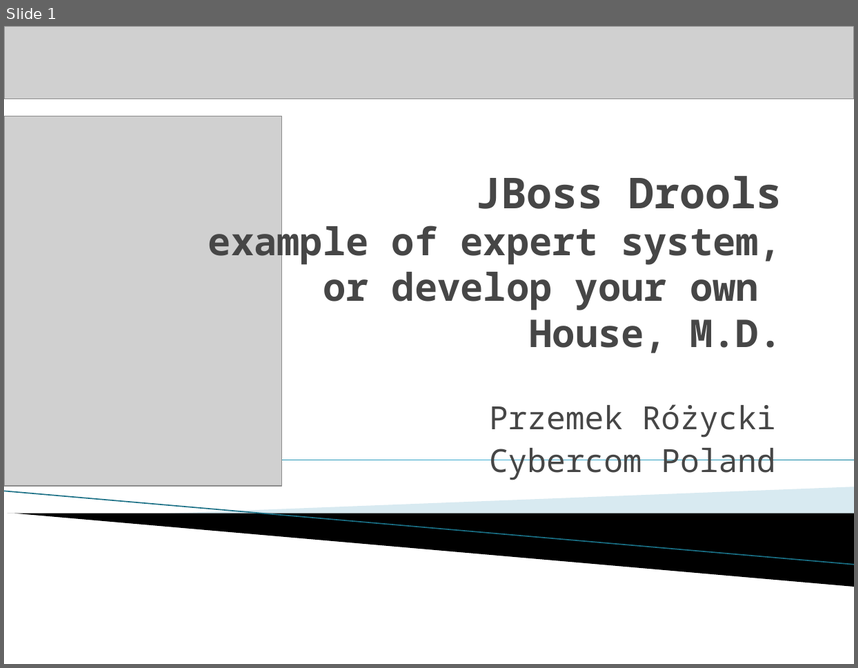
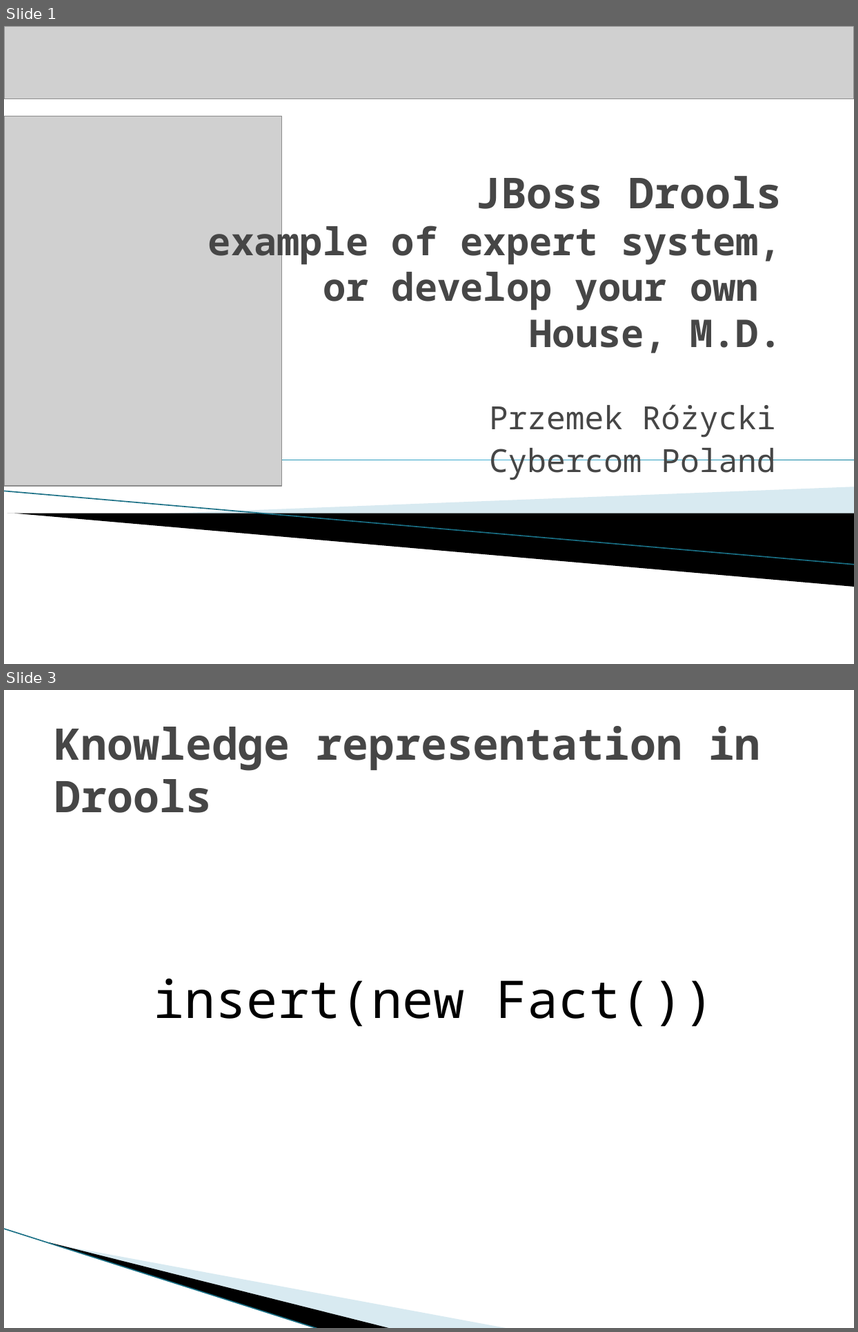
Before and after one commit to gspandy/drools-presentation-and-examples, a slide deck: drools-business-rules-engine.pptx. Shown one above the other, each under a label of ours: slide 1 before the commit, slides 1 and 3 after it; the slides between them are not shown. The pictures are 858x668 and 858x1332 pixels, drawn with LibreOffice and Linux fonts; fonts in the diff are those of the drawing; grey boxes stand for pictures; background and template pictures are left out. Boxes give left, top, right and bottom in pixels: in the first picture for what was removed or moved away, otherwise in the second. Text is boxed around its words. In the diff, an @@ line names an element or a change of style, - is before the commit and + after.

```diff
--- a/drools-business-rules-engine.pptx
+++ b/drools-business-rules-engine.pptx
@@ slide 3 added at (x1=4, y1=690, x2=854, y2=1328), background #FFFFFF @@
@@ title added at (x1=55, y1=726, x2=761, y2=813), 36.9 pt, text #464646, bold @@
+Knowledge representation in Drools
@@ text added at (x1=153, y1=978, x2=714, y2=1026), 44 pt, text #000000 @@
+insert(new Fact())
@@ freeform shape added at (x1=70, y1=1155, x2=424, y2=1290), fill #A0CBDC at 40% opacity @@
@@ freeform shape added at (x1=4, y1=1228, x2=352, y2=1306), fill #000000 @@
@@ line added from (4, 1228) to (319, 1328), #97C5D8 0.95 pt @@
```
Also in this commit, not shown: 1 slide changed, 4 other slides added, 1 slide removed, 16 other files.
